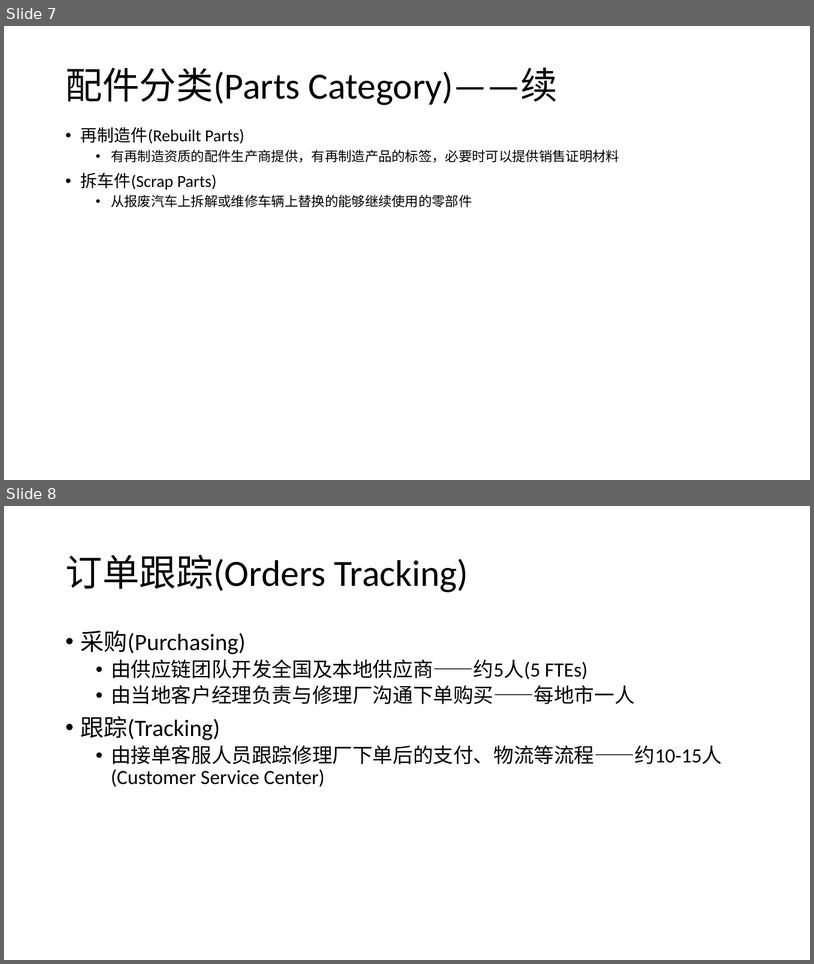
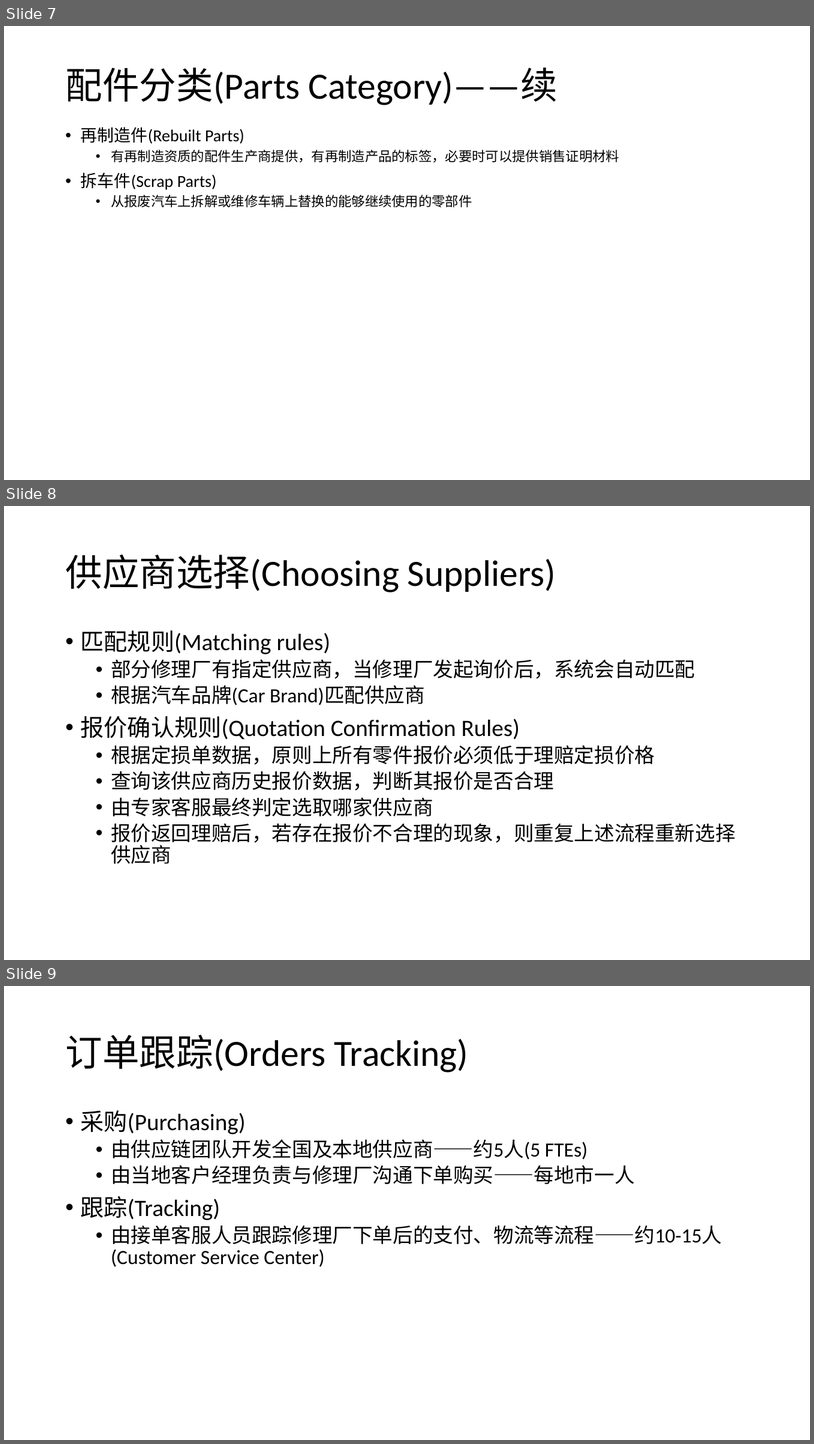
Before and after one commit to allenwhc/jiaanpei, a slide deck: Report/Audatex-翱特.pptx. Shown one above the other, each under a label of ours: slides 7 and 8 before the commit, slides 7, 8 and 9 after it. The pictures are 814x964 and 814x1444 pixels, drawn with LibreOffice and Linux fonts; fonts in the diff are those of the drawing. Boxes give left, top, right and bottom in pixels: in the first picture for what was removed or moved away, otherwise in the second. Text is boxed around its words. In the diff, an @@ line names an element or a change of style, - is before the commit and + after.

Commit message:
Update Audatex presentation rules

```diff
--- a/Report/Audatex-翱特.pptx
+++ b/Report/Audatex-翱特.pptx
@@ slide 8 added at <box>4,506,810,960</box>, background #FFFFFF @@
@@ title added at <box>65,555,556,592</box>, 44 pt, text #000000 @@
+供应商选择(Choosing Suppliers)
@@ text added at <box>81,630,736,864</box>, 24 pt, text #000000 @@
+• 匹配规则(Matching rules)
+  • 部分修理厂有指定供应商，当修理厂发起询价后，系统会自动匹配
+  • 根据汽车品牌(Car Brand)匹配供应商
+• 报价确认规则(Quotation Confirmation Rules)
+  • 根据定损单数据，原则上所有零件报价必须低于理赔定损价格
+  • 查询该供应商历史报价数据，判断其报价是否合理
+  • 由专家客服最终判定选取哪家供应商
+  • 报价返回理赔后，若存在报价不合理的现象，则重复上述流程重新选择供应商
@@ what was slide 8 is now slide 9 @@
```
Also in this commit, not shown: 1 slide changed.
